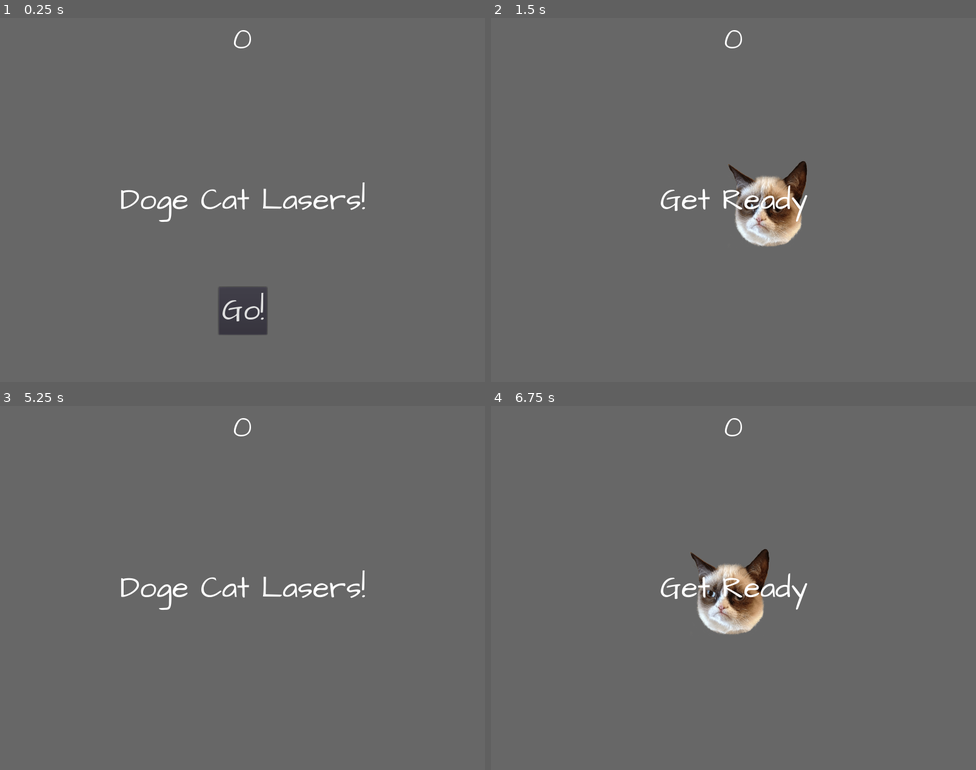
Above: before the commit, frames 1-4 (two rows, left to right).
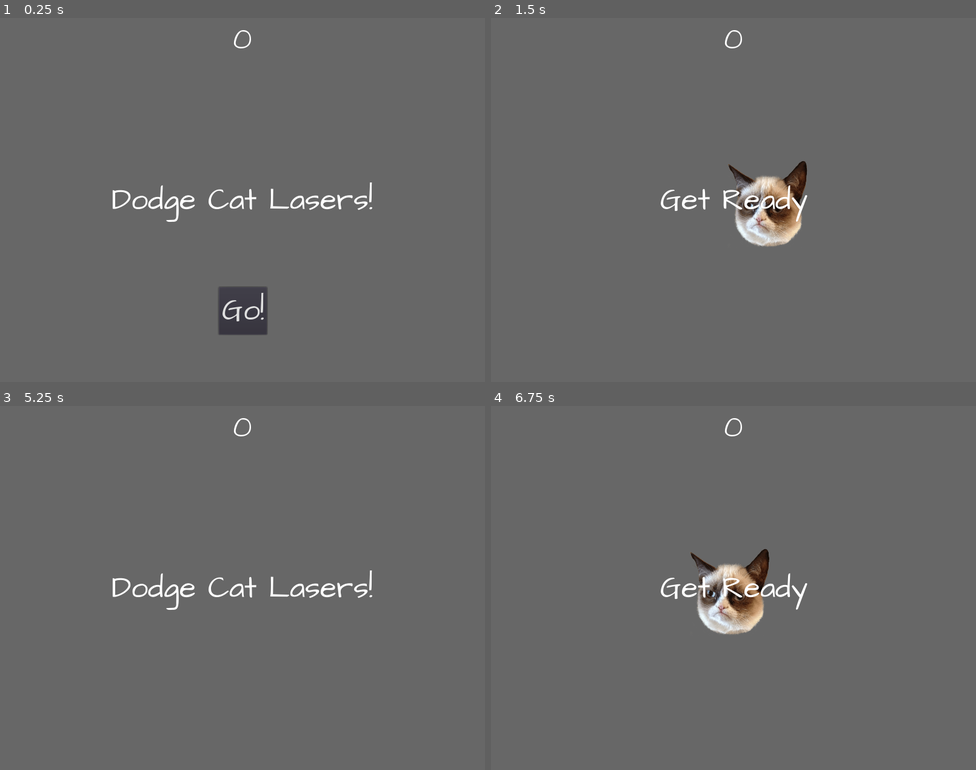
Above: after the commit, the same moments.

Repository: SimasGodovan/keykey
Game: Godot game, scene res://Main.tscn
Two runs of this game, one before a commit and one after it. Both use one fixed random seed, a clock stepped at 60 frames per second and the inputs below.
Inputs:
- Up to frame 1 (0.25 s): no input
- Up to frame 2 (1.5 s): click "Go!" at 0.5 s; tap Enter at 1.25 s; hold Right (ui_right) from 1.28 s (still down)
- Up to frame 3 (5.25 s): release Right (ui_right) at 2.03 s; hold Down (ui_down) 2.03-2.78 s; hold Right (ui_right) 2.78-3.53 s; tap Space at 3.5, 5 s; hold Up (ui_up) 3.53-4.28 s; tap Enter at 4.25 s; hold Left (ui_left) from 4.28 s (still down)
- Up to frame 4 (6.75 s): tap Enter at 5.75 s; release Left (ui_left) at 5.78 s; hold Down (ui_down) 5.78-6.5 s; click "Go!" at 6.5 s

The runs differ from the first frame. In frame 1, 1.2% of the frame differs, in the area x 23-77%, y 45-56%; in frame 2, nothing differs; in frame 3, 1.2%; in frame 4, nothing differs.

Commit message:
Fix typo in word Dodge

Diff:
--- a/godot/HUD.gd
+++ b/godot/HUD.gd
@@ -12,7 +12,7 @@
 	# Wait until the MessageTimer has counted down.
 	yield($MessageTimer, "timeout")
 
-	$Message.text = "Doge Cat Lasers!"
+	$Message.text = "Dodge Cat Lasers!"
 	$Message.show()
 	# Make a one-shot timer and wait for it to finish.
 	yield(get_tree().create_timer(1), "timeout")
--- a/godot/HUD.tscn
+++ b/godot/HUD.tscn
@@ -28,7 +28,7 @@
 margin_top = -45.0
 margin_bottom = 45.0
 custom_fonts/font = SubResource( 1 )
-text = "Doge Cat Lasers!"
+text = "Dodge Cat Lasers!"
 align = 1
 valign = 1
 autowrap = true
Not shown, changed: side-quest/index.html
Not shown, changed: side-quest/index.pck
